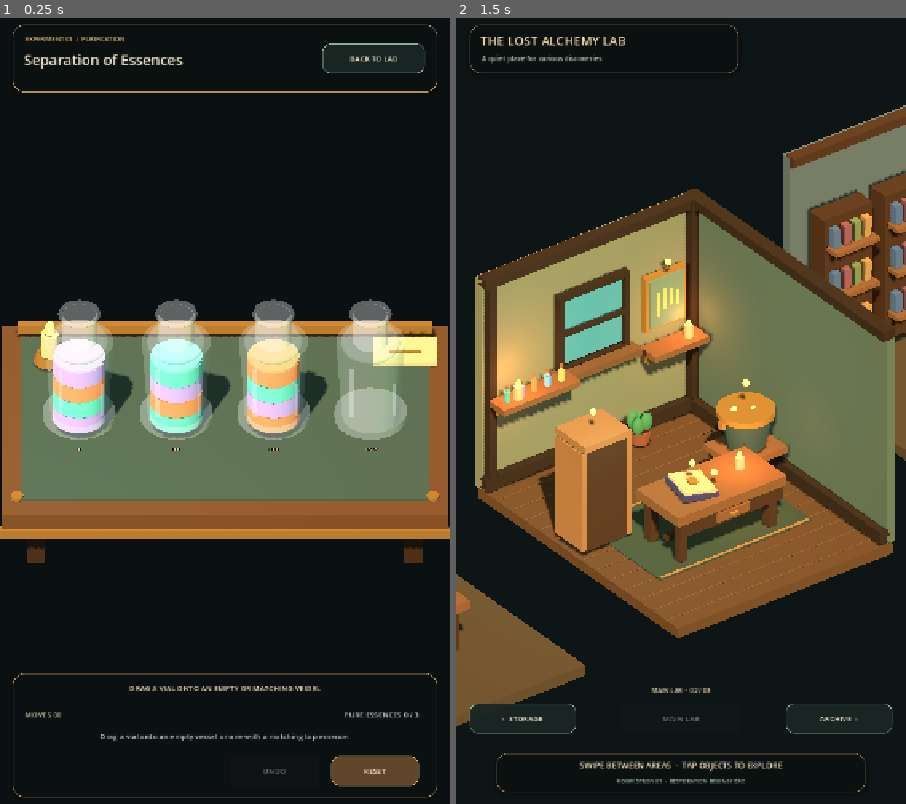
Above: before the commit, frames 1-2 (left to right).
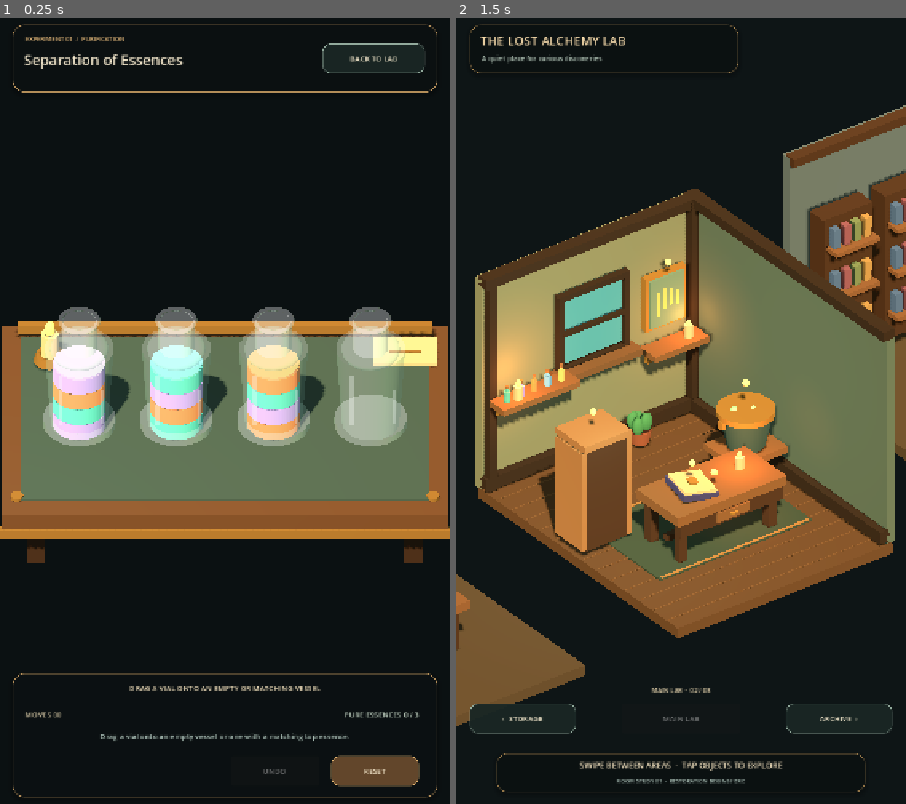
Above: after the commit, the same moments.

Repository: Kryodo/spell-sort-game
Game: Godot game, scene res://scenes/alchemy_3d_experiment.tscn
Same seed, same stepped clock (60 frames per second), same inputs: the game is played once before the commit and once after it. This scene is started directly instead of the project's main scene.
Inputs (mouse positions are in pixels of both pictures, inside the frame that each line leads up to):
- Up to frame 1 (0.25 s): no input
- Up to frame 2 (1.5 s): tap Enter at 0.5 s; move the mouse to (780, 371) at 0.52 s; click (780, 371) at 0.67 s; click "BACK TO LAB" at 1.25 s

The runs differ from the first frame. In frame 1, 4.5% of the frame differs, in the area x 9-91%, y 35-56%; in frame 2, nothing differs.

Commit message:
Seat 3D vials properly on the workbench surface

Diff:
--- a/scripts/alchemy_3d_experiment.gd
+++ b/scripts/alchemy_3d_experiment.gd
@@ -2,7 +2,7 @@
 
 const HUB_SCENE := "res://scenes/lab_room_prototype.tscn"
 const TABLE_TOP_Y := 0.90
-const VIAL_BASE_Y := 0.94
+const VIAL_BASE_Y := 0.84
 const VIAL_SPACING := 1.12
 const CAPACITY := 4
 const ESSENCES: Array[String] = ["tide", "moon", "ember"]
